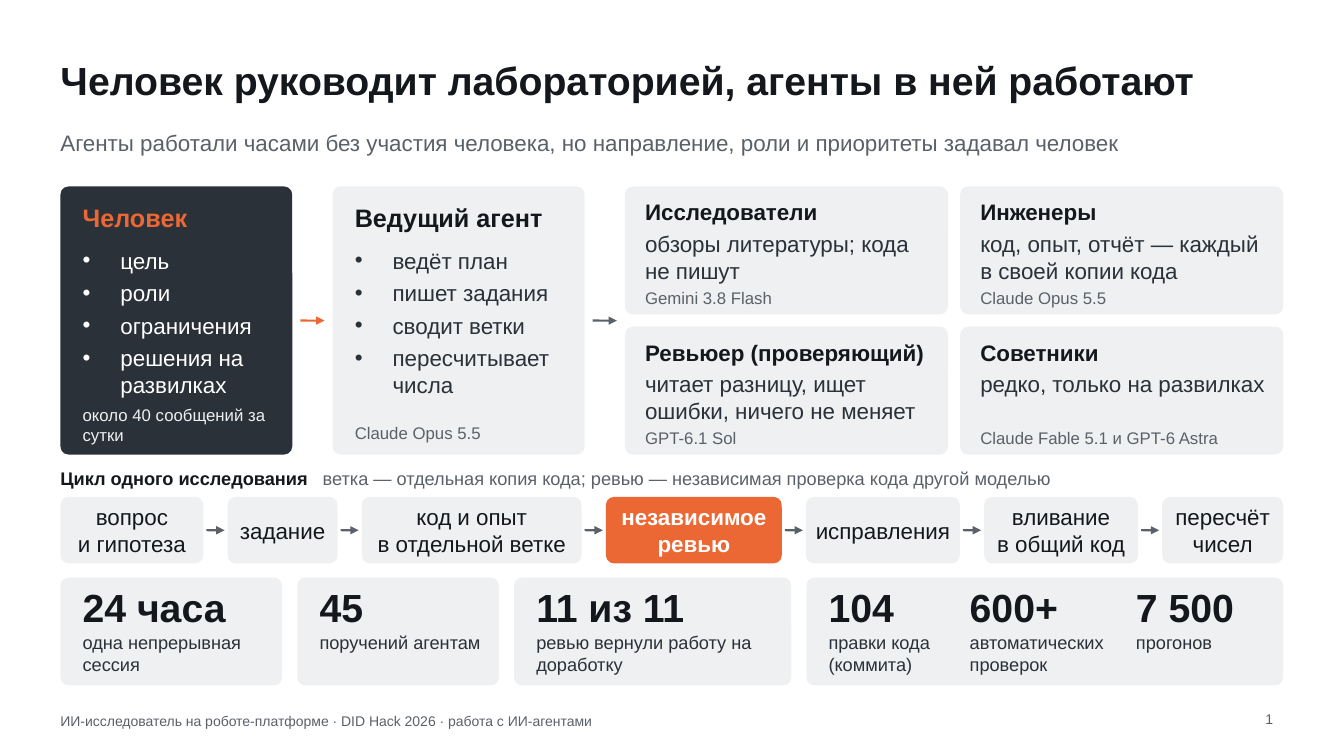
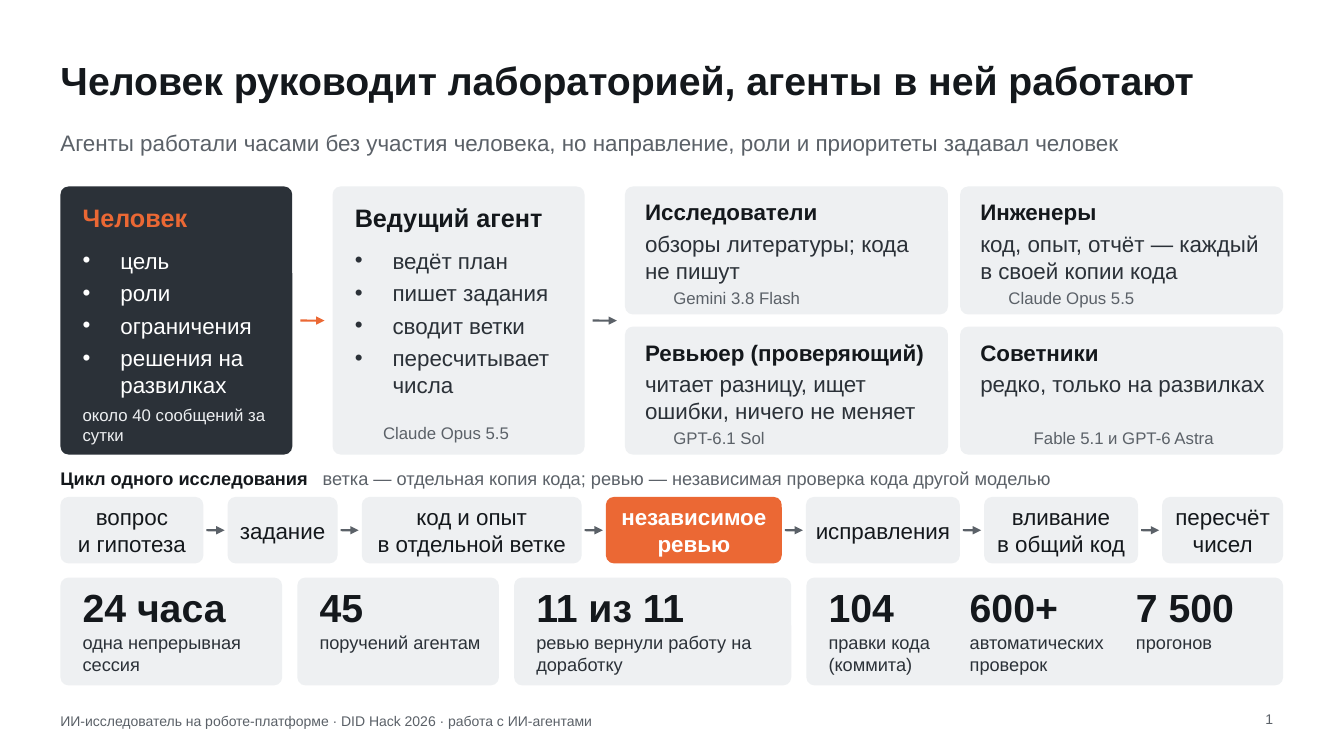
Before and after one commit to Mput13/did-hack, a slide deck: slide 1 of presentation/ai_process.pptx. Drawn at 1344x756 pixels with LibreOffice and Linux fonts; fonts in the diff are those of the drawing; background and template pictures are left out. Boxes give left, top, right and bottom in pixels: in the first picture for what was removed or moved away, otherwise in the second. Text is boxed around its words. In the diff, an @@ line names an element or a change of style, - is before the commit and + after.

```diff
--- a/presentation/ai_process.pptx
+++ b/presentation/ai_process.pptx
@@ text "Gemini 3.8 Flash": place and size @@
-text "Gemini 3.8 Flash" at [645, 292, 772, 304]
+text "Gemini 3.8 Flash" at [673, 292, 800, 304]
@@ text "Claude Opus 5.5": place and size @@
-text "Claude Opus 5.5" at [980, 292, 1106, 308]
+text "Claude Opus 5.5" at [1008, 292, 1134, 308]
@@ text "Claude Opus 5.5": place and size @@
-text "Claude Opus 5.5" at [355, 427, 480, 443]
+text "Claude Opus 5.5" at [383, 427, 509, 443]
@@ text "GPT-6.1 Sol": place and size @@
-text "GPT-6.1 Sol" at [645, 432, 736, 444]
+text "GPT-6.1 Sol" at [673, 432, 764, 444]
@@ text at [1034, 432, 1213, 444]: text changed @@
-Claude Fable 5.1 и GPT-6 Astra
+Fable 5.1 и GPT-6 Astra
```
Also in this commit, not shown: 1 other slide changed, 12 other files.
